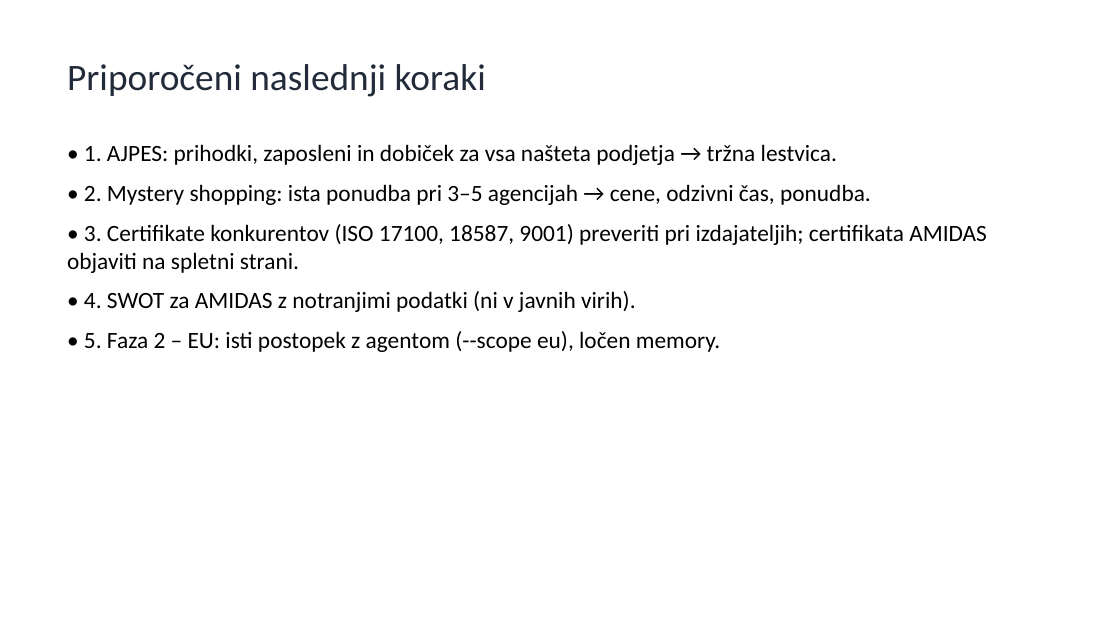
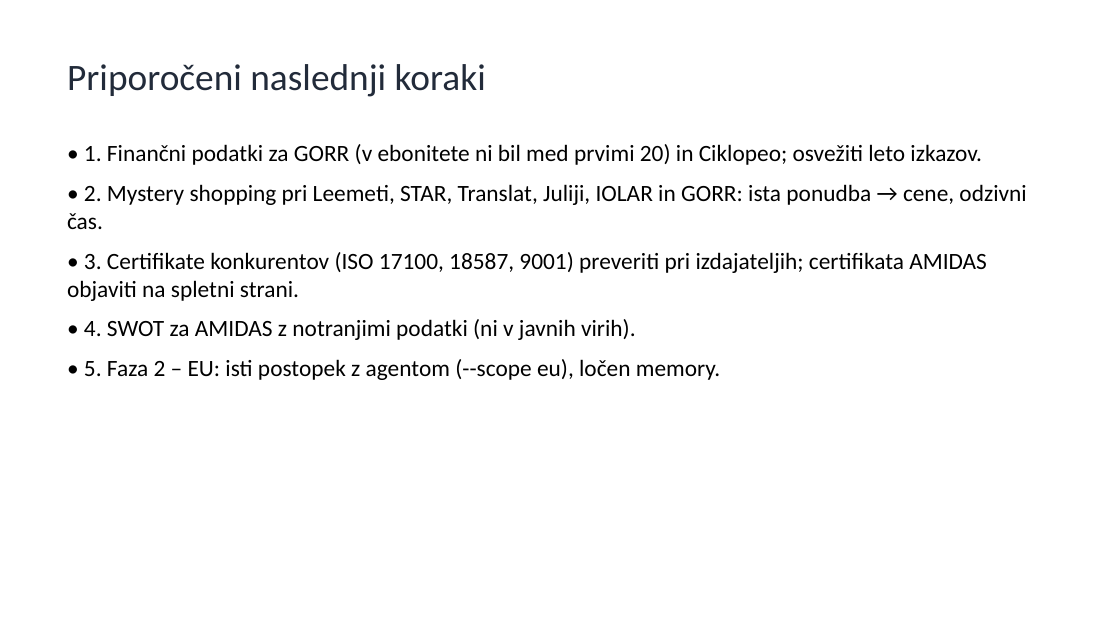
Before and after one commit to matjazambroz/github, a slide deck: slide 12 of analiza/analiza_konkurence_SI.pptx (slide 11 before the commit). Drawn at 1120x630 pixels with LibreOffice and Linux fonts; fonts in the diff are those of the drawing. Boxes give left, top, right and bottom in pixels: in the first picture for what was removed or moved away, otherwise in the second. Text is boxed around its words. In the diff, an @@ line names an element or a change of style, - is before the commit and + after.

```diff
--- a/analiza/analiza_konkurence_SI.pptx
+++ b/analiza/analiza_konkurence_SI.pptx
@@ text at (x1=67, y1=144, x2=1026, y2=229): text changed @@
-• 1. AJPES: prihodki, zaposleni in dobiček za vsa našteta podjetja → tržna lestvica.
-• 2. Mystery shopping: ista ponudba pri 3–5 agencijah → cene, odzivni čas, ponudba.
+• 1. Finančni podatki za GORR (v ebonitete ni bil med prvimi 20) in Ciklopeo; osvežiti leto izkazov.
+• 2. Mystery shopping pri Leemeti, STAR, Translat, Juliji, IOLAR in GORR: ista ponudba → cene, odzivni čas.
```
Also in this commit, not shown: 4 other slides changed, 1 slide added, 1 other file.
